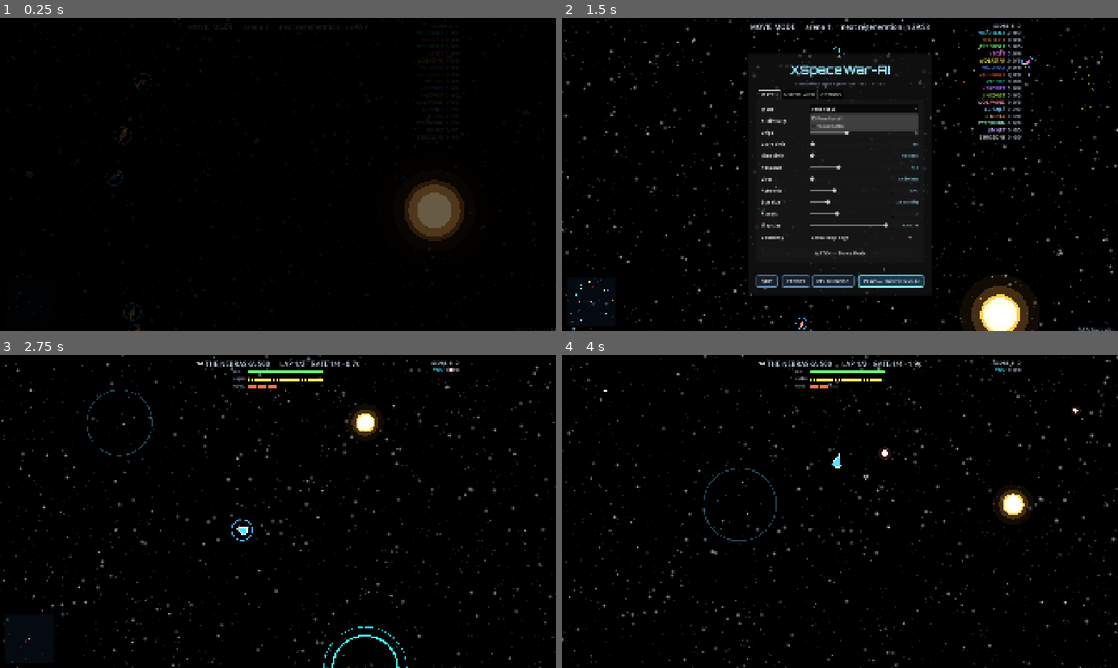
Above: before the commit, frames 1-4 (two rows, left to right).
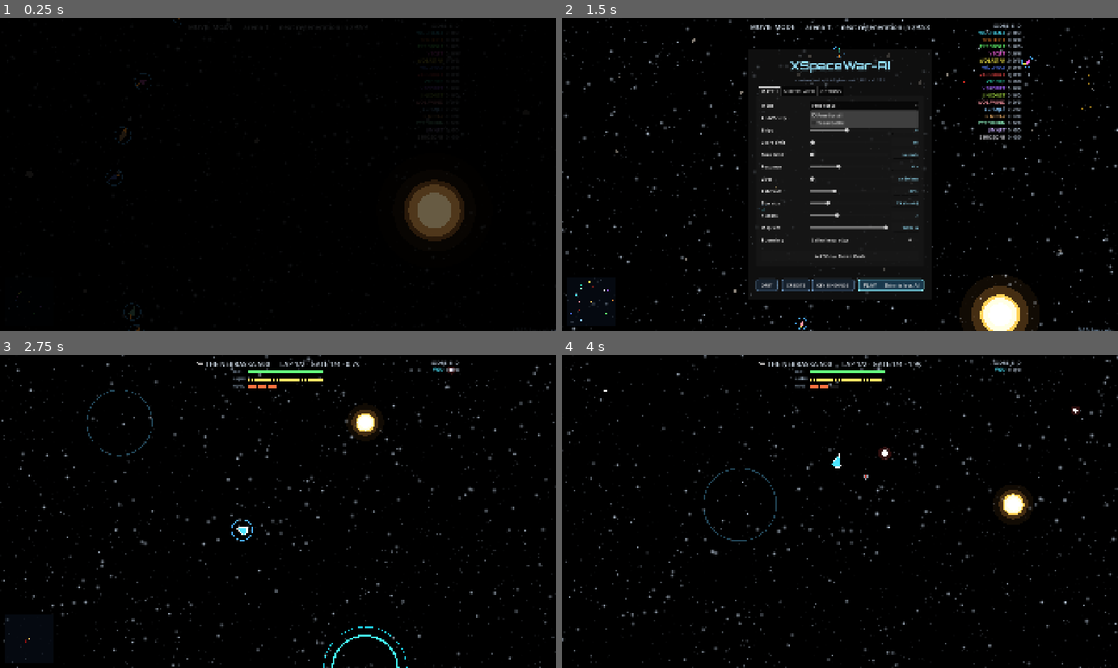
Above: after the commit, the same moments.

Repository: CryptoJones/XSpaceWar-AI
Game: Godot game, scene res://src/ui/main.tscn
Same seed, same stepped clock (60 frames per second), same inputs: the game is played once before the commit and once after it.
Inputs (mouse positions are in pixels of both pictures, inside the frame that each line leads up to; where the layout moved, square brackets give the same spot in the first picture):
- Up to frame 1 (0.25 s): no input
- Up to frame 2 (1.5 s): tap Enter at 0.5 s; move the mouse to (962, 158) at 0.52 s; hold D 0.53-1.25 s; tap Shift at 0.6 s; click (962, 158) at 0.67 s; tap Space at 0.77 s; click "Free-for-all" at 1.25 s
- Up to frame 3 (2.75 s): click (344, 417) [344, 420] at 2 s
- Up to frame 4 (4 s): move the mouse to (728, 527) at 2.77 s; hold S 2.78-3.53 s; tap M at 2.85 s; tap Space at 3.02 s; move the mouse to (895, 442) at 3.52 s; hold D from 3.53 s (still down); tap K at 3.6 s

The runs differ from the first frame. In frame 1, less than 0.1% of the frame differs, in the area x 99-100%, y 98-100%; in frame 2, 4.2%, in the area x 33-99%, y 1-100%; in frame 3, 0.1%; in frame 4, 0.1%.

Commit message:
i18n: Simplified Chinese (zh_CN) + non-Latin font-fallback infra (#5)
Builds on the #3 i18n wiring to support scripts outside Latin.

- Font fallbacks: main.gd attaches Noto Sans subsets as per-glyph fallbacks on
  the EXISTING default font (ThemeDB.fallback_font.fallbacks), so Latin text
  and every HUD symbol render exactly as before — a Noto glyph is used only
  where the base font has none. No theme swap, no Latin regression.
- Simplified Chinese: full 159-string catalog (machine-drafted, flagged for
  native review) + an 83 KB Noto Sans SC subset (318 glyphs; full font ~10 MB).
  Registered in project.godot + the LOCALES selector (简体中文); _best_locale
  now matches a zh_* OS locale.
- tools/build_fonts.py regenerates the subsets from the catalogs (fetch →
  pin CJK weight → subset to the glyphs each .po uses). Re-run on catalog edits.
- i18n test extended to zh_CN (completeness + specifiers + anchors); 24 checks
  green. Verified in a rendered screenshot — full menu/HUD in Chinese, tofu-free.

Hindi (Devanagari) and Arabic (+ RTL pass) follow next.

Co-Authored-By: Claude Opus 4.8 <noreply@anthropic.com>

Diff:
--- a/project.godot
+++ b/project.godot
@@ -30,7 +30,7 @@
 
 [internationalization]
 
-locale/translations=PackedStringArray("res://locale/es.po", "res://locale/fr.po")
+locale/translations=PackedStringArray("res://locale/es.po", "res://locale/fr.po", "res://locale/zh_CN.po")
 
 [rendering]
 
--- a/src/ui/main.gd
+++ b/src/ui/main.gd
@@ -153,6 +153,7 @@
 	["en", "English"],
 	["es", "Español"],
 	["fr", "Français"],
+	["zh_CN", "简体中文"],
 ]
 
 var _title_font: Font
@@ -177,6 +178,7 @@
 
 func _ready() -> void:
 	_apply_startup_locale()
+	_setup_font_fallbacks()
 	view = WorldView.new()
 	view.session = session
 	add_child(view)
@@ -1280,7 +1282,31 @@
 ## languages by its language sub-tag; default to English when unmatched.
 func _best_locale() -> String:
 	var lang := OS.get_locale().split("_")[0].split("-")[0]
-	return lang if _locale_available(lang) else "en"
+	for pair in LOCALES:
+		if String(pair[0]) == OS.get_locale() or String(pair[0]).begins_with(lang):
+			return String(pair[0])
+	return "en"
+
+## Attach script-coverage fonts as per-glyph fallbacks on the default UI font,
+## so localized text outside the Latin range (CJK / Devanagari / Arabic) renders
+## instead of tofu. The base font is left untouched — Latin and every HUD symbol
+## look exactly as before; a Noto fallback is consulted only for glyphs the base
+## lacks. The subsets are tiny, built from the catalogs (see tools/build_fonts.sh).
+func _setup_font_fallbacks() -> void:
+	var base := ThemeDB.fallback_font
+	if not (base is FontFile):
+		return
+	var chain: Array[Font] = []
+	for path in [
+		"res://assets/fonts/NotoSansSC-subset.ttf",          # CJK (zh)
+		"res://assets/fonts/NotoSansDevanagari-subset.ttf",  # Devanagari (hi)
+		"res://assets/fonts/NotoSansArabic-subset.ttf",      # Arabic (ar)
+	]:
+		if ResourceLoader.exists(path):
+			var f: Font = load(path)
+			if f != null:
+				chain.append(f)
+	(base as FontFile).fallbacks = chain
 
 ## Live language switch from the OPTIONS selector. Static labels re-translate
 ## themselves on the locale-changed notification; the slider readouts hold
--- a/tests/i18n_tests.gd
+++ b/tests/i18n_tests.gd
@@ -19,6 +19,7 @@
 const CATALOGS := [
 	["es", "res://locale/es.po"],
 	["fr", "res://locale/fr.po"],
+	["zh_CN", "res://locale/zh_CN.po"],
 ]
 
 # A handful of anchor strings asserted exactly, so a corrupted catalog (wrong
@@ -26,6 +27,7 @@
 const ANCHORS := {
 	"es": {"Free-for-all": "Todos contra todos", "QUIT": "SALIR", "FUEL": "COMB."},
 	"fr": {"Free-for-all": "Chacun pour soi", "QUIT": "QUITTER", "FUEL": "CARB."},
+	"zh_CN": {"Free-for-all": "混战", "QUIT": "退出", "FUEL": "燃料"},
 }
 
 var _passed := 0
Binary file added: assets/fonts/NotoSansSC-subset.ttf
Not shown, added: assets/fonts/NotoSansSC-subset.ttf.import
Not shown, added: locale/zh_CN.po
Not shown, changed: CHANGELOG.md
Not shown, added: tools/build_fonts.py
